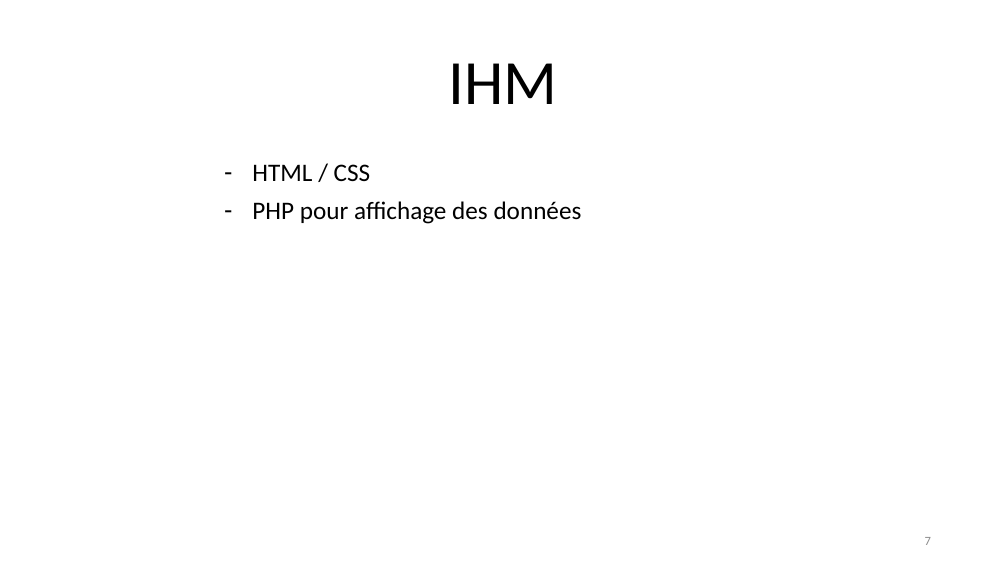
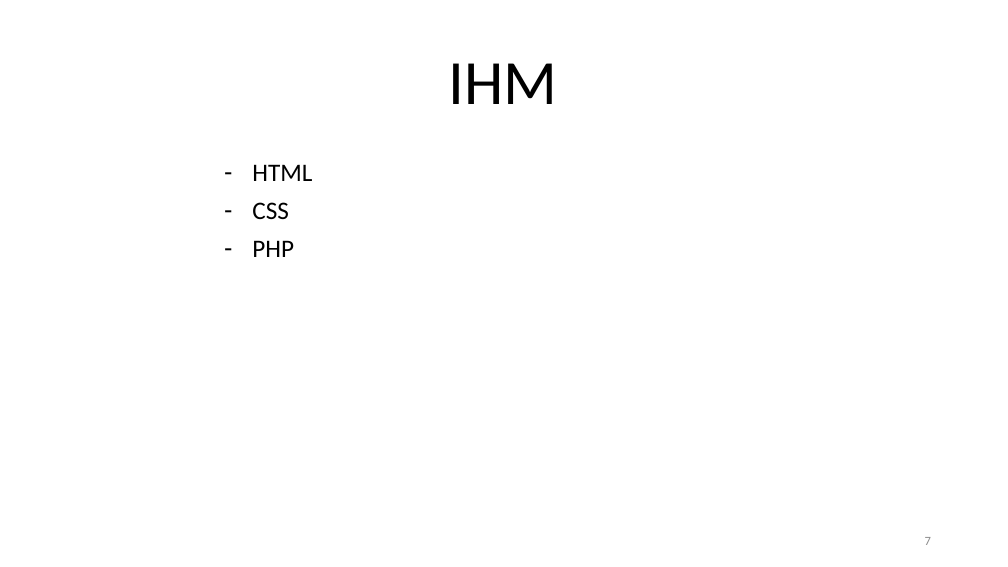
Before and after one commit to chopinvictor/CUBES-2, a slide deck: slide 7 of Présentation CUBE 2.pptx. Drawn at 1008x567 pixels with LibreOffice and Linux fonts; fonts in the diff are those of the drawing; background and template pictures are left out. Boxes give left, top, right and bottom in pixels: in the first picture for what was removed or moved away, otherwise in the second. Text is boxed around its words. In the diff, an @@ line names an element or a change of style, - is before the commit and + after.

```diff
--- a/Présentation CUBE 2.pptx
+++ b/Présentation CUBE 2.pptx
@@ subtitle at [252, 164, 312, 257]: text changed @@
-– HTML / CSS
-– PHP pour affichage des données
+– HTML
+– CSS
+– PHP
```
Also in this commit, not shown: 3 other slides changed, 1 other file.
